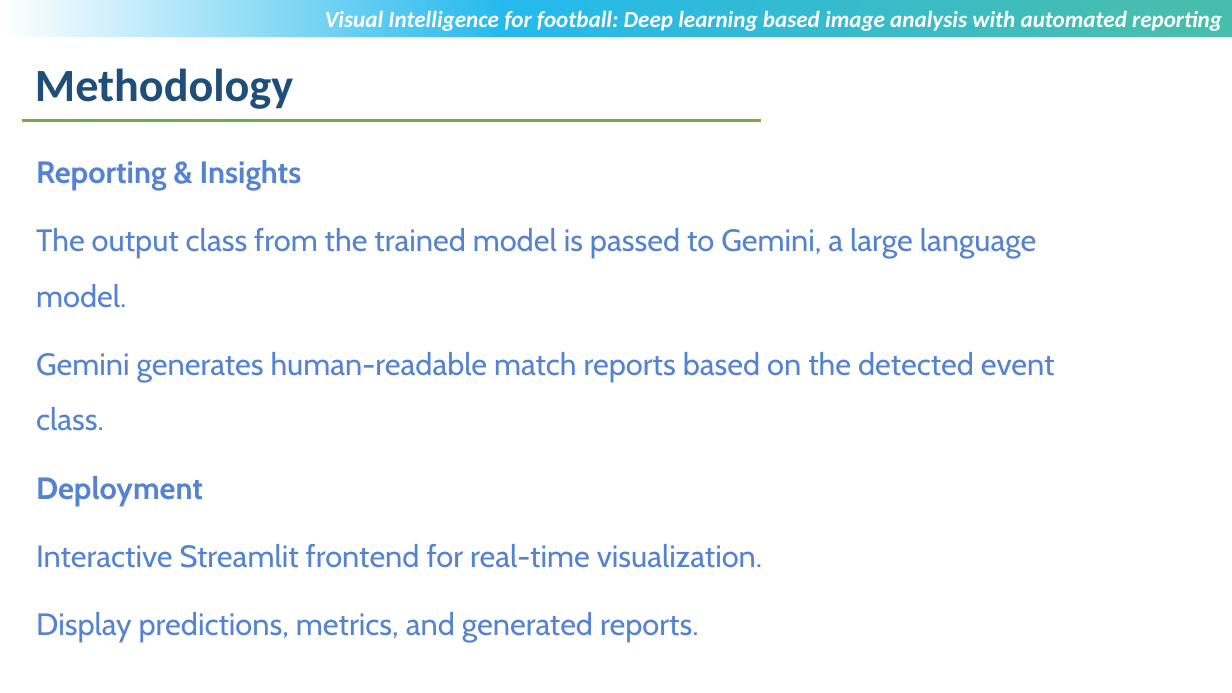
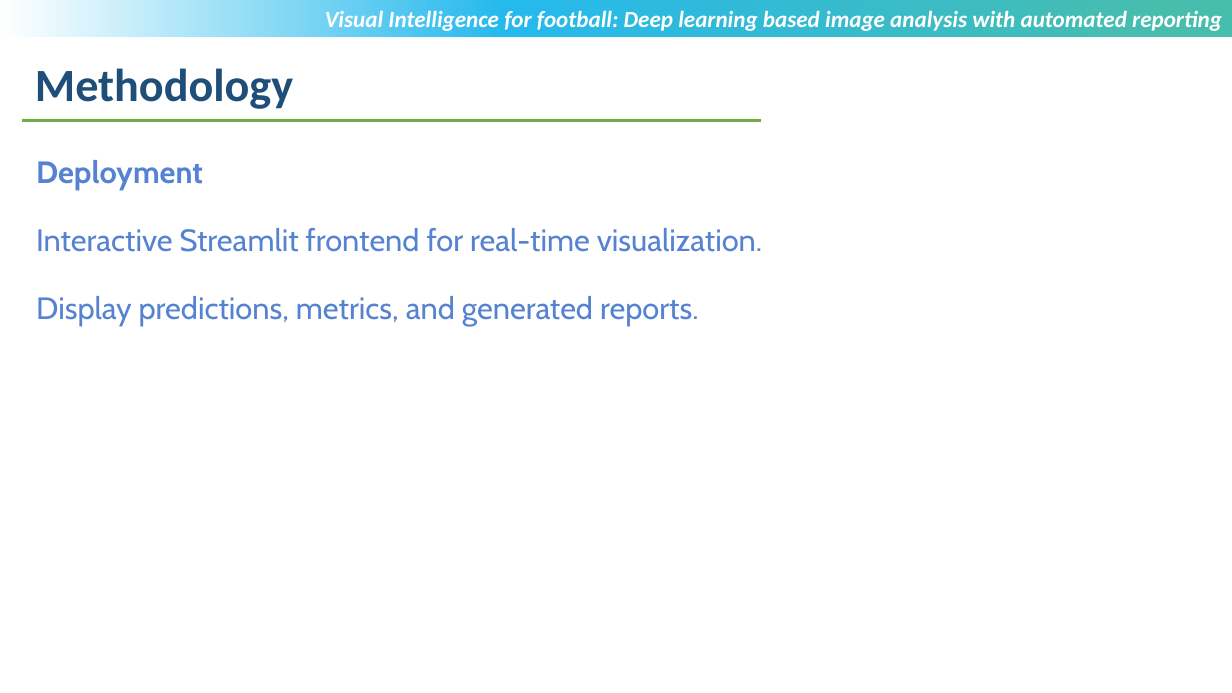
Before and after one commit to anandampaul2024-afk/Anandam-_college, a slide deck: slide 8 of MTech-Project_Review3_PPT_Anandam_Paul_T8635.pptx. Drawn at 1232x693 pixels with LibreOffice and Linux fonts; fonts in the diff are those of the drawing; background and template pictures are left out. Boxes give left, top, right and bottom in pixels: in the first picture for what was removed or moved away, otherwise in the second. Text is boxed around its words. In the diff, an @@ line names an element or a change of style, - is before the commit and + after.

```diff
--- a/MTech-Project_Review3_PPT_Anandam_Paul_T8635.pptx
+++ b/MTech-Project_Review3_PPT_Anandam_Paul_T8635.pptx
@@ text at (36, 160, 1055, 431): paragraphs removed @@
-Reporting & Insights
-The output class from the trained model is passed to Gemini, a large language model.
-Gemini generates human-readable match reports based on the detected event class.
```
Also in this commit, not shown: 3 other slides changed, 2 slides added, 14 other files.
